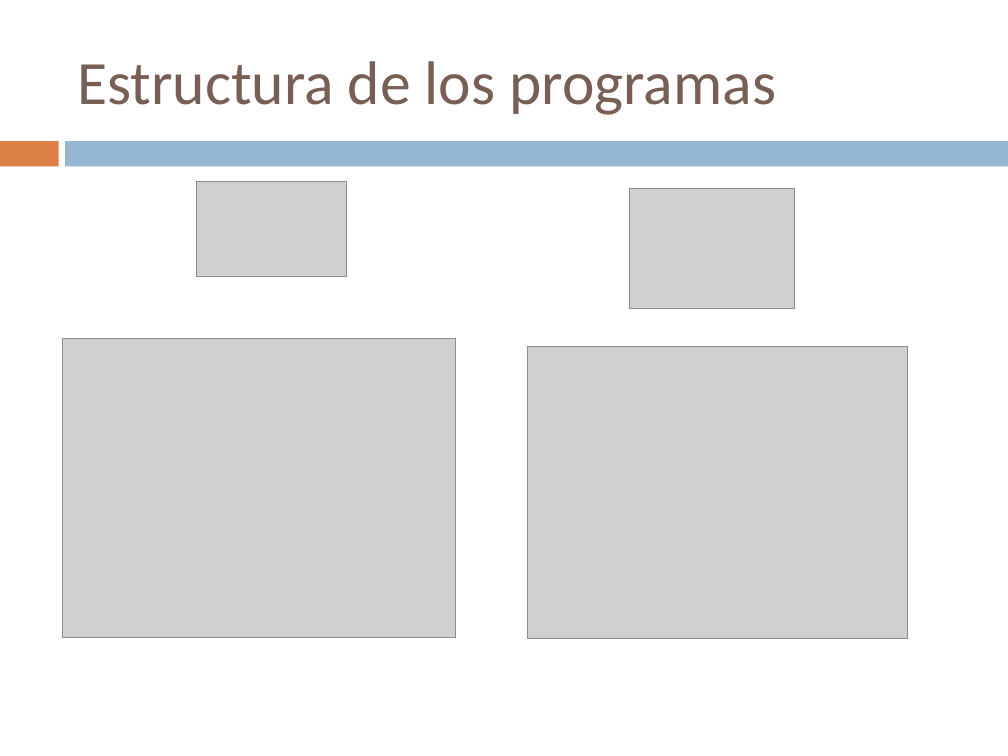
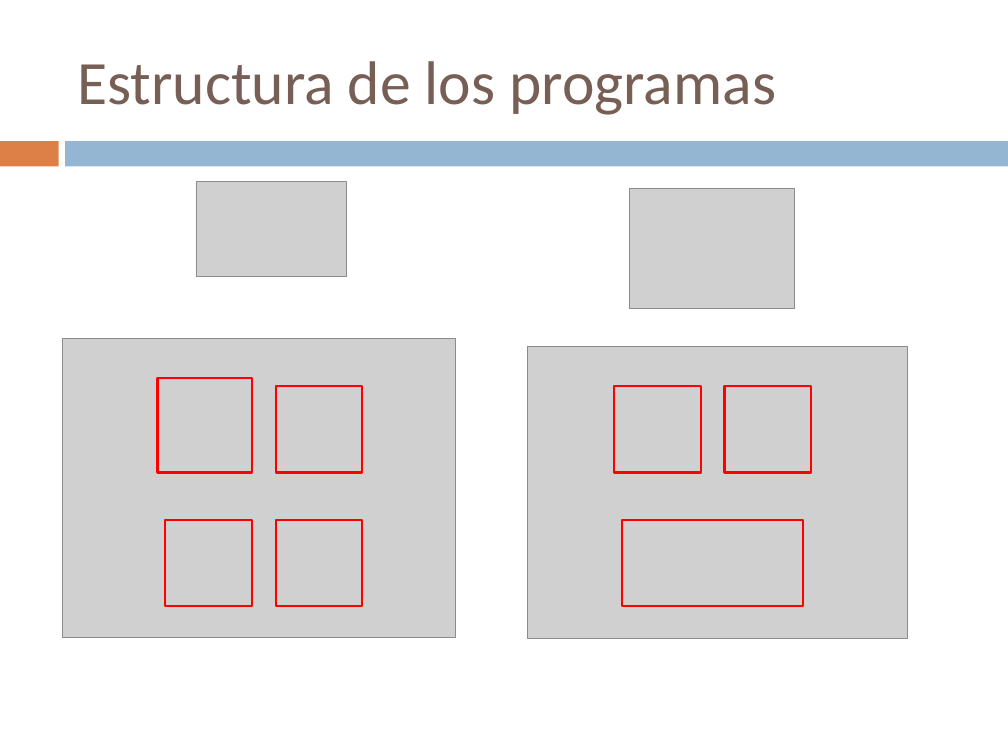
Before and after one commit to Bardo91/PFC, a slide deck: slide 8 of presentation.pptx. Drawn at 1008x756 pixels with LibreOffice and Linux fonts; fonts in the diff are those of the drawing; grey boxes stand for pictures. Boxes give left, top, right and bottom in pixels: in the first picture for what was removed or moved away, otherwise in the second. Text is boxed around its words. In the diff, an @@ line names an element or a change of style, - is before the commit and + after.

```diff
--- a/presentation.pptx
+++ b/presentation.pptx
@@ rectangle added at [157, 378, 252, 473], outline #FF0000 1.5 pt @@
@@ rectangle added at [275, 386, 362, 473], outline #FF0000 1.5 pt @@
@@ rectangle added at [614, 386, 701, 473], outline #FF0000 1.5 pt @@
@@ rectangle added at [725, 386, 811, 473], outline #FF0000 1.5 pt @@
@@ rectangle added at [165, 520, 252, 607], outline #FF0000 1.5 pt @@
@@ rectangle added at [275, 520, 362, 607], outline #FF0000 1.5 pt @@
@@ rectangle added at [622, 520, 803, 607], outline #FF0000 1.5 pt @@
```
Also in this commit, not shown: 2 other slides changed, 3 slides added, 1 slide removed.
